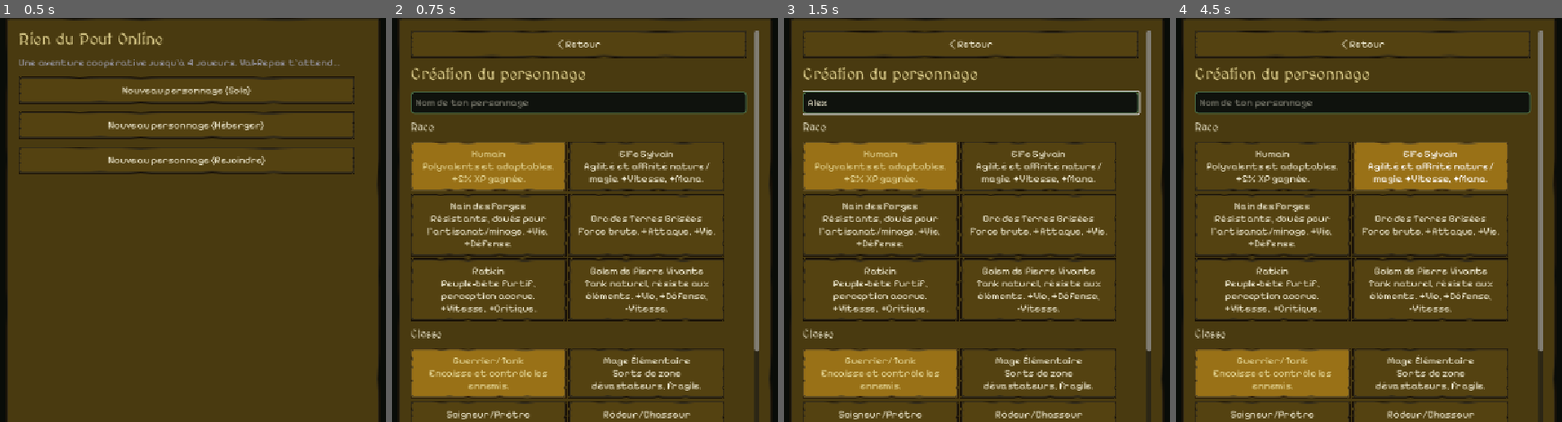
Above: before the commit, frames 1-4 (left to right).
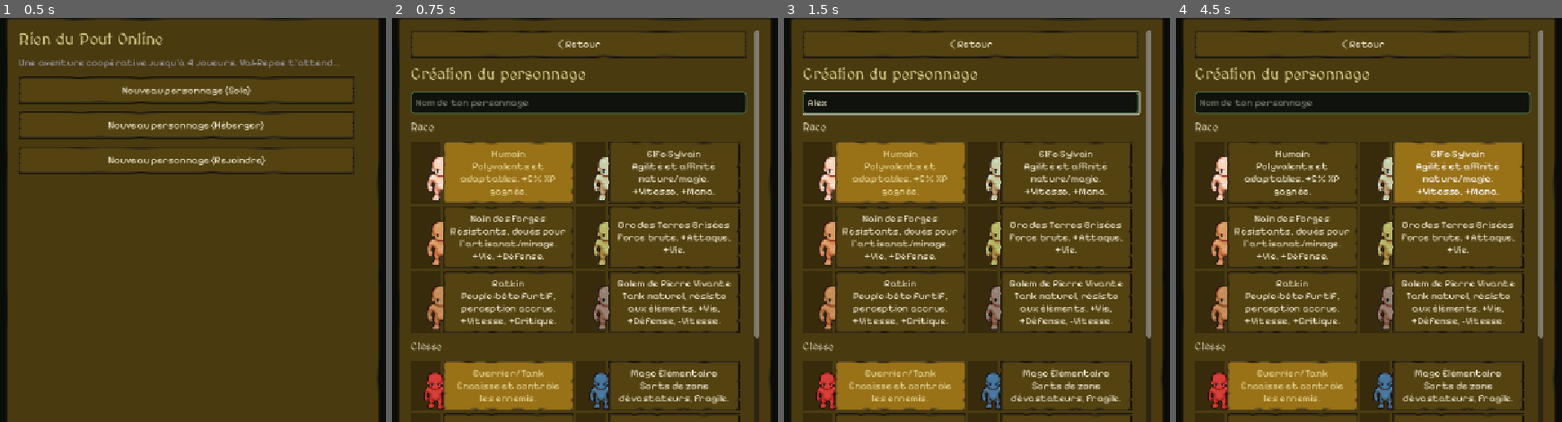
Above: after the commit, the same moments.

Repository: saintstrif13001/riendupout
Game: Godot game, scene res://scenes/Main.tscn
Same seed, same stepped clock (60 frames per second), same inputs: the game is played once before the commit and once after it.
Inputs (mouse positions are in pixels of both pictures, inside the frame that each line leads up to):
- Up to frame 1 (0.5 s): no input
- Up to frame 2 (0.75 s): click "Nouveau personnage (Solo)" at 0.5 s
- Up to frame 3 (1.5 s): click (969, 102) at 1.27 s; type "Alex" at 1.35 s
- Up to frame 4 (4.5 s): click "< Retour" at 2 s; click "Nouveau personnage (Solo)" at 2.75 s; click "Humain Polyvalents et adaptab…" at 3.5 s; click "Elfe Sylvain Agilité et affin…" at 4.25 s

Frame 1 is identical in both runs. In frame 2, 25% of the frame differs, in the area x 4-96%, y 30-100%; in frame 3, 25%; in frame 4, 26%.

Commit message:
Ajoute des portraits visuels a la creation de personnage (race + classe)
Auparavant, la selection de race/classe n'etait que des boutons texte purs.
_make_portrait() compose un mini-portrait (corps+tete de la spritesheet du
joueur, teinte a la couleur de la race ou de la classe) affiche a gauche de
chaque bouton dans une AtlasTexture reutilisant les sprites deja charges.

- Chaque ligne race/classe est maintenant un HBoxContainer (portrait +
  bouton toggle) au lieu du bouton seul ; la logique de selection exclusive
  (un seul bouton actif a la fois) reste identique
- Teste : test_char_portraits verifie le nombre de portraits (= nombre de
  races/classes), la structure (portrait a 2 enfants + bouton), et que la
  teinte du premier portrait correspond bien a la race attendue
- Verification visuelle : portraits bien distincts par couleur, lisibles
  meme petits (48x48)
- Regression combat/data_integrity/continue_menu OK

Diff:
--- a/scripts/main.gd
+++ b/scripts/main.gd
@@ -149,17 +149,22 @@
 	content.add_child(race_grid)
 	for rid in Data.RACES.keys():
 		var r = Data.RACES[rid]
+		var row = HBoxContainer.new()
+		row.add_child(_make_portrait(r.tint))
 		var b = Button.new()
 		b.text = r.name + "\n" + r.desc
 		b.autowrap_mode = TextServer.AUTOWRAP_WORD
-		b.custom_minimum_size = Vector2(250, 64)
+		b.custom_minimum_size = Vector2(210, 64)
+		b.size_flags_horizontal = Control.SIZE_EXPAND_FILL
 		b.toggle_mode = true
 		b.button_pressed = (rid == sel_race)
 		b.pressed.connect(func():
 			sel_race = rid
-			for c in race_grid.get_children(): c.button_pressed = false
+			for c in race_grid.get_children(): c.get_node("Button").button_pressed = false
 			b.button_pressed = true)
-		race_grid.add_child(b)
+		b.name = "Button"
+		row.add_child(b)
+		race_grid.add_child(row)
 
 	_title("Classe", 17)
 	var class_grid = GridContainer.new()
@@ -167,19 +172,60 @@
 	content.add_child(class_grid)
 	for cid in Data.CLASSES.keys():
 		var c = Data.CLASSES[cid]
+		var row2 = HBoxContainer.new()
+		row2.add_child(_make_portrait(c.color))
 		var b = Button.new()
 		b.text = c.name + "\n" + c.desc
 		b.autowrap_mode = TextServer.AUTOWRAP_WORD
-		b.custom_minimum_size = Vector2(250, 64)
+		b.custom_minimum_size = Vector2(210, 64)
+		b.size_flags_horizontal = Control.SIZE_EXPAND_FILL
 		b.toggle_mode = true
 		b.button_pressed = (cid == sel_class)
 		b.pressed.connect(func():
 			sel_class = cid
-			for cc in class_grid.get_children(): cc.button_pressed = false
+			for cc in class_grid.get_children(): cc.get_node("Button").button_pressed = false
 			b.button_pressed = true)
-		class_grid.add_child(b)
+		b.name = "Button"
+		row2.add_child(b)
+		class_grid.add_child(row2)
 
 	_button("Confirmer", _on_char_confirmed)
+
+var _portrait_body_tex: Texture2D = null
+var _portrait_head_tex: Texture2D = null
+
+# Portrait composite (jambes+corps+tête, teinté) pour chaque race/classe au lieu
+# d'une liste de boutons purement textuels — donne un vrai visage à chaque choix.
+func _make_portrait(tint: Color) -> Control:
+	if _portrait_body_tex == null:
+		_portrait_body_tex = load("res://assets/sprites/player/body_walk.png")
+		_portrait_head_tex = load("res://assets/sprites/player/head_walk.png")
+	var frame = Rect2(2 * 64, 2 * 64, 64, 64) # pose idle, face caméra
+	var wrap = Control.new()
+	wrap.custom_minimum_size = Vector2(48, 48)
+	var bg = ColorRect.new()
+	bg.color = Color(0, 0, 0, 0.25)
+	bg.set_anchors_preset(Control.PRESET_FULL_RECT)
+	wrap.add_child(bg)
+	var body = TextureRect.new()
+	var body_atlas = AtlasTexture.new()
+	body_atlas.atlas = _portrait_body_tex
+	body_atlas.region = frame
+	body.texture = body_atlas
+	body.modulate = tint
+	body.set_anchors_preset(Control.PRESET_FULL_RECT)
+	body.expand_mode = TextureRect.EXPAND_FIT_WIDTH_PROPORTIONAL
+	wrap.add_child(body)
+	var head = TextureRect.new()
+	var head_atlas = AtlasTexture.new()
+	head_atlas.atlas = _portrait_head_tex
+	head_atlas.region = frame
+	head.texture = head_atlas
+	head.modulate = tint
+	head.set_anchors_preset(Control.PRESET_FULL_RECT)
+	head.expand_mode = TextureRect.EXPAND_FIT_WIDTH_PROPORTIONAL
+	wrap.add_child(head)
+	return wrap
 
 func _on_char_confirmed() -> void:
 	var cname = name_edit.text.strip_edges()
--- a/scripts/tools/capture.gd
+++ b/scripts/tools/capture.gd
@@ -148,6 +148,10 @@
 			_run_prop_collision_test()
 		elif test_mode == "test_enemy_collision":
 			_run_enemy_collision_test()
+		elif test_mode == "test_char_portraits" or test_mode == "show_char_create":
+			inst.show_char_create()
+			if test_mode == "test_char_portraits":
+				_run_char_portraits_test()
 		elif test_mode == "show_torch_glow" or test_mode == "test_torch_glow":
 			var tx = int(inst.player.global_position.x) + 30
 			var ty = int(inst.player.global_position.y)
@@ -1032,6 +1036,28 @@
 	var moved = start_pos.distance_to(inst.player.global_position)
 	print("TEST_RESULT enemy_blocks_player=%s dist_to_enemy=%.1f moved=%.1f" % [dist > 5.0, dist, moved])
 
+func _run_char_portraits_test() -> void:
+	print("TEST_START:char_portraits")
+	var data = root.get_node("/root/Data")
+	var grids = []
+	for c in inst.content.get_children():
+		if c is GridContainer: grids.append(c)
+	var race_grid = grids[0] if grids.size() > 0 else null
+	var class_grid = grids[1] if grids.size() > 1 else null
+	var race_ok = race_grid != null and race_grid.get_child_count() == data.RACES.size()
+	var class_ok = class_grid != null and class_grid.get_child_count() == data.CLASSES.size()
+	var first_row_has_portrait = false
+	var portrait_tint_matches = false
+	if race_ok:
+		var row = race_grid.get_child(0)
+		first_row_has_portrait = row.get_child_count() == 2 and row.get_child(0) is Control
+		var portrait = row.get_child(0)
+		var body_tex_rect = portrait.get_child(1)
+		var expected_tint = data.RACES[data.RACES.keys()[0]].tint
+		portrait_tint_matches = body_tex_rect.modulate.is_equal_approx(expected_tint)
+	print("TEST_RESULT race_grid_count_matches=%s class_grid_count_matches=%s first_row_has_portrait=%s portrait_tint_correct=%s"
+		% [race_ok, class_ok, first_row_has_portrait, portrait_tint_matches])
+
 func _run_data_integrity_test() -> void:
 	print("TEST_START:data_integrity")
 	var data = root.get_node("/root/Data")
